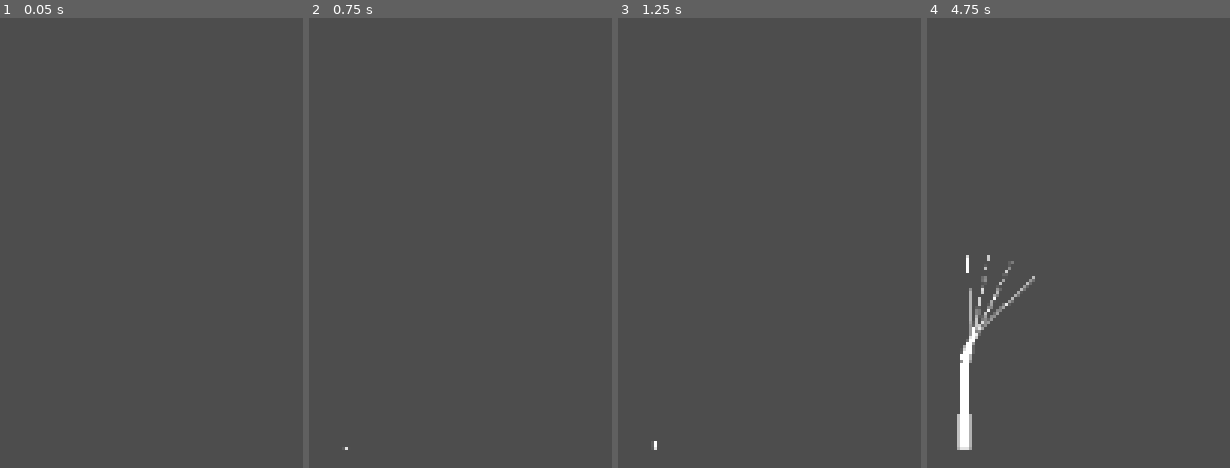
Above: before the commit, frames 1-4 (left to right).
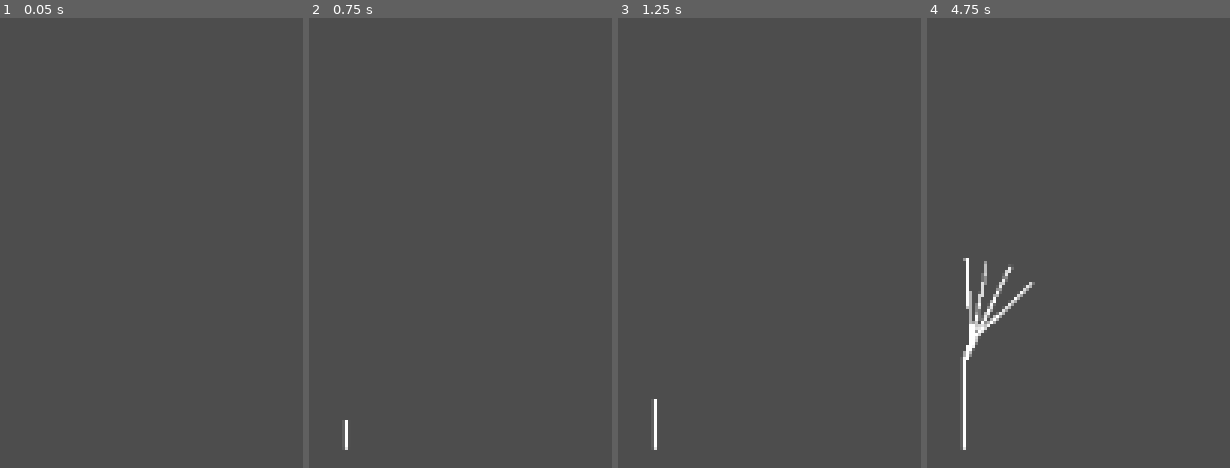
Above: after the commit, the same moments.

Repository: Coranath/TreeIdle
Game: Godot game, scene res://Main.tscn
Same seed, same stepped clock (60 frames per second), same inputs: the game is played once before the commit and once after it.
Inputs:
- Up to frame 1 (0.05 s): no input
- Up to frame 2 (0.75 s): tap Enter at 0.5 s
- Up to frame 3 (1.25 s): no input
- Up to frame 4 (4.75 s): tap Space at 1.25, 2.75, 4.25 s; tap Enter at 2, 3.5 s

Frame 1 is identical in both runs. In frame 2, less than 0.1% of the frame differs, in the area x 11-13%, y 89-96%; in frame 3, less than 0.1%; in frame 4, 1.5%, in the area x 9-36%, y 52-96%.

Commit message:
Nearly perfect branches with master-width-curve

Diff:
--- a/tree.gd
+++ b/tree.gd
@@ -3,50 +3,70 @@
 #var root = preload("res://branch.tscn")
 var branches = []
 var oldGrowth = []
+var masterWidthCurve = Curve.new()
+var masterWidth = 0.2
+var masterLength = 0
 
 
 class Branch extends Node2D:
 	var root: Vector2
-	var length = 1
+	var totalLength: float # Length of tree minus this branch
+	var length = 0.0
 	var line: Line2D
 	var angle
 	var growing = true
 	var sproutLikelihood = 0
 	var width = 0.1
+	var copyMWC: Curve
 
-	func initialize(root: Vector2, angle = -PI/2):
-		self.root = root
-		self.angle = angle
-		self.line = Line2D.new()
+
+	""" Need to have end of branches be set to equal their length as a
+		percentage of the master width, that way the trunk will continue
+		to grow in synce as it will be 1/3 the way down the curve then
+		as the tree grow, 1/5 the way day and so on!
+	"""
+
+	func initialize(rootP: Vector2, masterWidthCurve: Curve, angleP = -PI/2, totalLengthP = 0):
+		root = rootP
+		totalLength = totalLengthP
+		copyMWC = masterWidthCurve
+		angle = angleP
+		line = Line2D.new()
+		line.width = 10
 		line.add_point(root)
 
 		line.width_curve = Curve.new()
-		line.width_curve.add_point(Vector2(0,0))
-		line.width_curve.add_point(Vector2(1000,0))
-		line.width_curve.set_point_right_tangent(0,-1)
+		line.width_curve.add_point(Vector2(0, copyMWC.sample(totalLength)))
+		line.width_curve.add_point(Vector2(1, copyMWC.sample(totalLength + length)))
+		# TODO The problem is that the width_curve is not increasing the size of the tip!
+		# The tip of the line is always equal to 0, and the base is always larger.
+		# It's not like my original where the whole thing grows!
+		# Maybe increasing tip and tail growth but that would make largness appear immediately at the tip!? UGH!
 
 
 	func grow():
-		if self.growing:
-			self.length += 1
+		if growing:
+			length += 0.0001
 			if len(line.points) > 1:
 				line.remove_point(1)
-			line.add_point(self.root + Vector2.RIGHT.rotated(angle)*self.length)
-			self.sproutLikelihood += 1
-		self.width += 0.0005
-		line.width_curve.set_point_value(0, width)
-		line.width_curve.set_point_value(1, width/4)
+			line.add_point(root + Vector2.RIGHT.rotated(angle)*length*10000)
+			sproutLikelihood += 1
+		line.width_curve.set_point_value(0, copyMWC.sample(totalLength))
+		line.width_curve.set_point_value(1, copyMWC.sample(totalLength+length))
+		#print("Sample at rootLength ", copyMWC.sample(rootLength))
+		#line.width_curve.remove_point(1)
+		#line.width_curve.add_point(Vector2(length, 0))
 
 	func increase_girth():
-		self.width += 0.01
-		line.width_curve.set_point_value(0, width)
-		line.width_curve.set_point_value(1, move_toward(line.width_curve.get_point_position(1).y, line.width_curve.get_point_position(0).y, 0.005))
+		line.width_curve.set_point_value(0, copyMWC.sample(totalLength))
+		line.width_curve.set_point_value(1, copyMWC.sample(length+totalLength))
+		pass
 #END OF BRANCH CLASS
 
 # Called when the node enters the scene tree for the first time.
 func _ready() -> void:
 	var branch = Branch.new()
-	branch.initialize(Vector2(550, 600))
+	branch.initialize(Vector2(550, 600), masterWidthCurve)
 	add_child(branch.line)
 	branches.push_back(branch)
 
@@ -56,10 +76,22 @@
 	add_child(growTimer)
 	growTimer.start()
 
+	#masterWidthCurve.max_value = 100000 # This only affects the Y axis
+	masterWidthCurve.add_point(Vector2(0,0))
+	masterWidthCurve.add_point(Vector2(1,0))
+
 	return
 
 func _on_growTimer_timeout() -> void:
 	if len(branches) <= Globals.MaxNumberOfBranches:
+		masterLength += 0.0001
+		masterWidth += 0.001
+		masterWidthCurve.set_point_value(0, masterWidth)
+		masterWidthCurve.remove_point(1)
+		masterWidthCurve.add_point(Vector2(masterLength,0.1))
+		#print("second point = ", masterWidthCurve.get_point_position(1))
+		#print("master length = ", masterLength)
+
 		for branch in branches:
 			var chance = randi_range(0,Globals.TotalBranchChance) # Chance for ranches to sprout
 			match chance:
@@ -83,9 +115,9 @@
 	for i in number:
 		var branch = Branch.new()
 		branch.angle = root.angle + deg_to_rad(randi_range(-30, 30))
-		branch.root = root.root + Vector2.RIGHT.rotated(root.angle)*root.length
+		branch.root = root.root + Vector2.RIGHT.rotated(root.angle)*root.length*10000
 
-		branch.initialize(branch.root, branch.angle)
+		branch.initialize(branch.root, masterWidthCurve, branch.angle, root.length+root.totalLength)
 		add_child(branch.line)
 		branches.push_back(branch)
 
Not shown, changed: .gitignore
